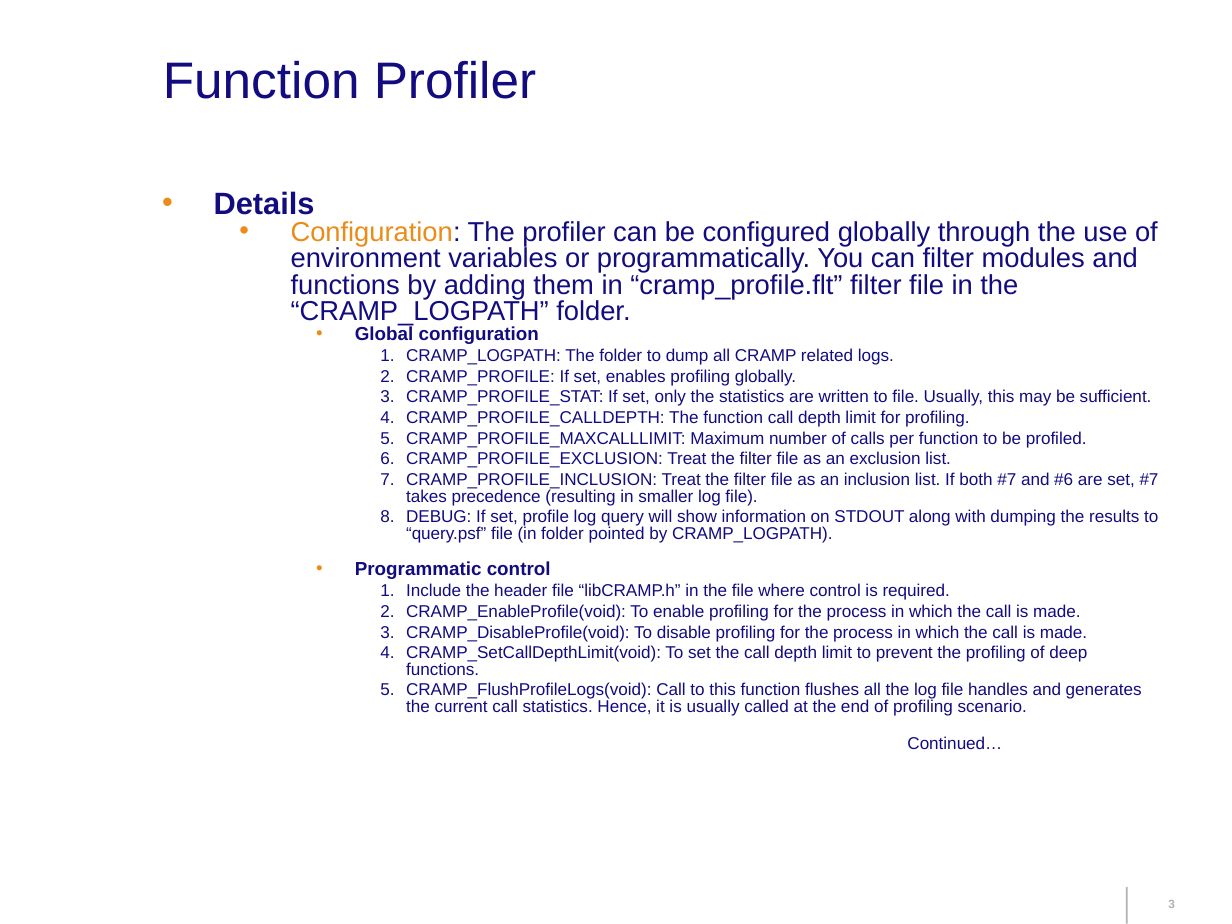
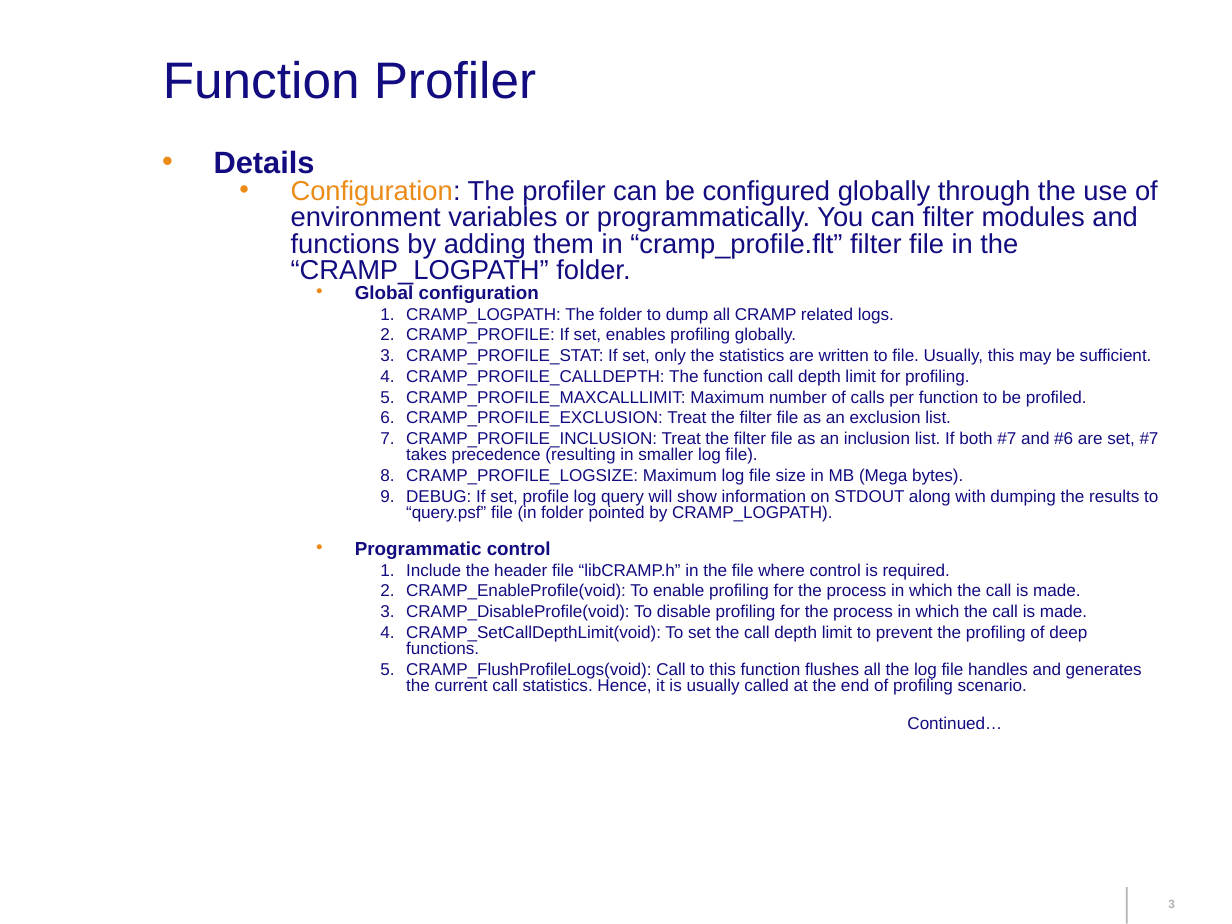
Before and after one commit to 0xdky/cramp, a slide deck: slide 3 of docs/CRAMP.ppt. Drawn at 1232x924 pixels with LibreOffice and Linux fonts; fonts in the diff are those of the drawing; background and template pictures are left out. Boxes give left, top, right and bottom in pixels: in the first picture for what was removed or moved away, otherwise in the second. Text is boxed around its words. In the diff, an @@ line names an element or a change of style, - is before the commit and + after.

Commit message:
Profile log file limiting in MB

```diff
--- a/docs/CRAMP.ppt
+++ b/docs/CRAMP.ppt
@@ text "Details": place and size @@
-text "Details" at [214, 191, 1159, 749]
+text "Details" at [214, 150, 1159, 729]
@@ text at [406, 468, 963, 485]: paragraph added @@
+      8. CRAMP_PROFILE_LOGSIZE: Maximum log file size in MB (Mega bytes).
```
